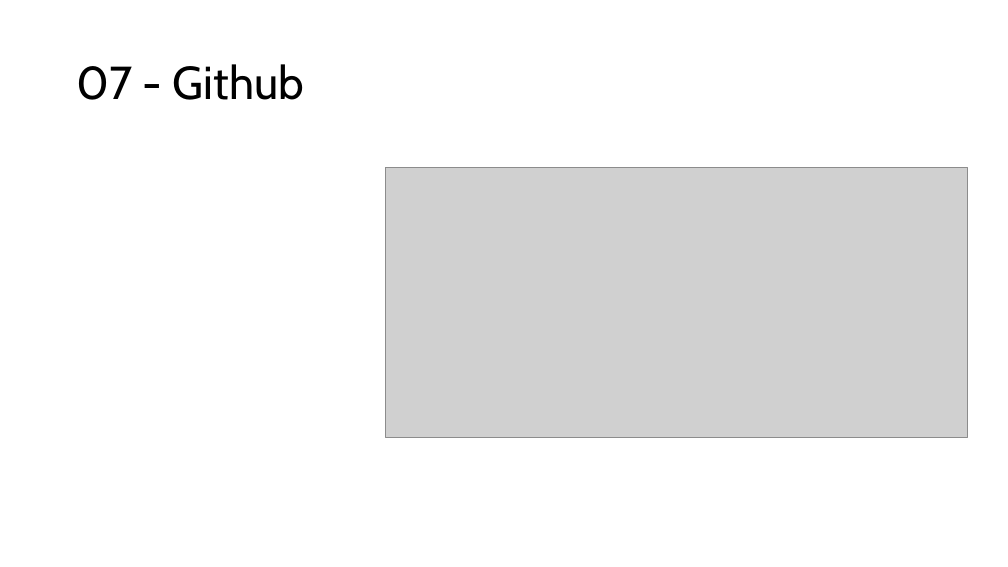
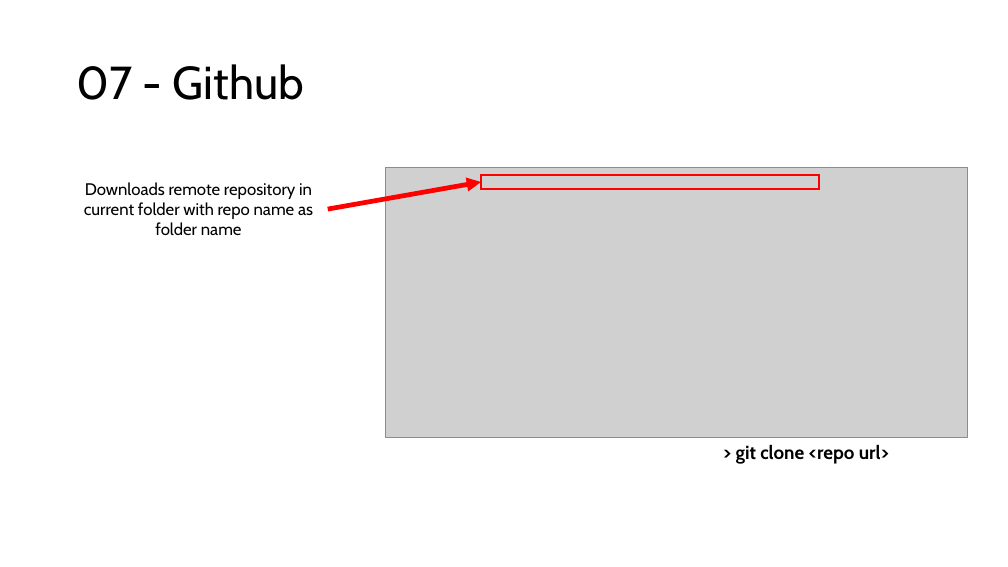
Before and after one commit to orgutier/GithubTraining, a slide deck: slide 22 of Git - GitHub training.pptx. Drawn at 1008x567 pixels with LibreOffice and Linux fonts; fonts in the diff are those of the drawing; grey boxes stand for pictures. Boxes give left, top, right and bottom in pixels: in the first picture for what was removed or moved away, otherwise in the second. Text is boxed around its words. In the diff, an @@ line names an element or a change of style, - is before the commit and + after.

Commit message:
Slides V1.3 github complete

```diff
--- a/Git - GitHub training.pptx
+++ b/Git - GitHub training.pptx
@@ rectangle added at (481,175,819,189), outline #FF0000 1.5 pt @@
@@ text added at (84,182,313,235), 16 pt, text #000000 @@
+Downloads remote repository in current folder with repo name as folder name
@@ arrow added from (328, 209) to (481, 182), #FF0000 4.5 pt @@
@@ text added at (736,444,889,464), 18 pt, text #000000, bold @@
+> git clone <repo url>
```
Also in this commit, not shown: 6 other slides changed.
